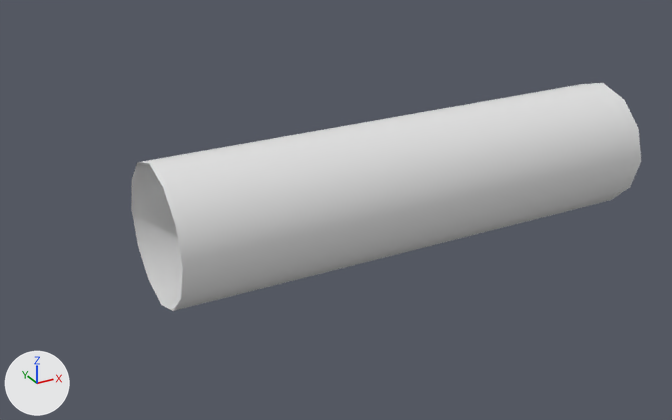
One commit to the OBJ model docs/meshes/body_arm.obj: the scene before it, then after it.
Camera for both pictures: a 50 mm lens placed at (0.148, -1.205, 0.46), pointed at (0.678, -0.241, -0.021). Every picture has the same lights, and +X, +Y and +Z are marked at lower left. The picture after the commit comes second. Where no turn or scale is listed for an object, it has been applied to the vertices.

The first picture shows 'body_arm'.
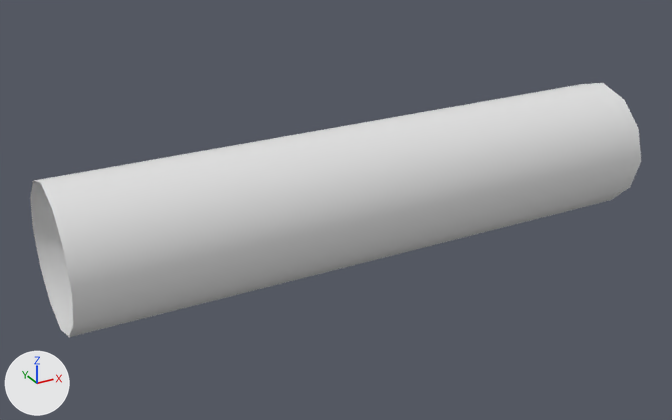
What differs and where, as boxes (x1, y1, x2, y2) in the pictures (672 x 420 px):
'body_arm', reshaped (20% wider, 11% taller)
    before: (131, 83, 641, 311)
    after: (30, 83, 641, 337)
part 1 of me_body_arm, added
    after: (30, 162, 183, 337)

Patch to the scene script:
```diff
--- a/docs/meshes/body_arm.obj.py
+++ b/docs/meshes/body_arm.obj.py
@@ me_body_arm @@
 # used by ob_body_arm; location = (0.0, 0.0, 0.0)
-me_body_arm.from_pydata(...)  # 216 vertices, 204 faces; spans x 0.435..1.11, y -0.34..-0.16, z -0.09..0.09
+me_body_arm.from_pydata(...)  # 252 vertices, 240 faces; spans x 0.316..1.11, y -0.34..-0.16, z -0.09..0.09
+# me_body_arm part 1
+# 12 new vertices lie (-0.04, 0.0, 0.0) away from vertices in x 0.435, y -0.34..-0.16, z -0.09..0.09
+# 12 new vertices lie (-0.039, 0.0, 0.0) away from vertices in x 0.395, y -0.34..-0.16, z -0.09..0.09
+# 12 new vertices lie (-0.04, 0.0, 0.0) away from vertices in x 0.356, y -0.34..-0.16, z -0.09..0.09
+# 36 new faces join them
```
